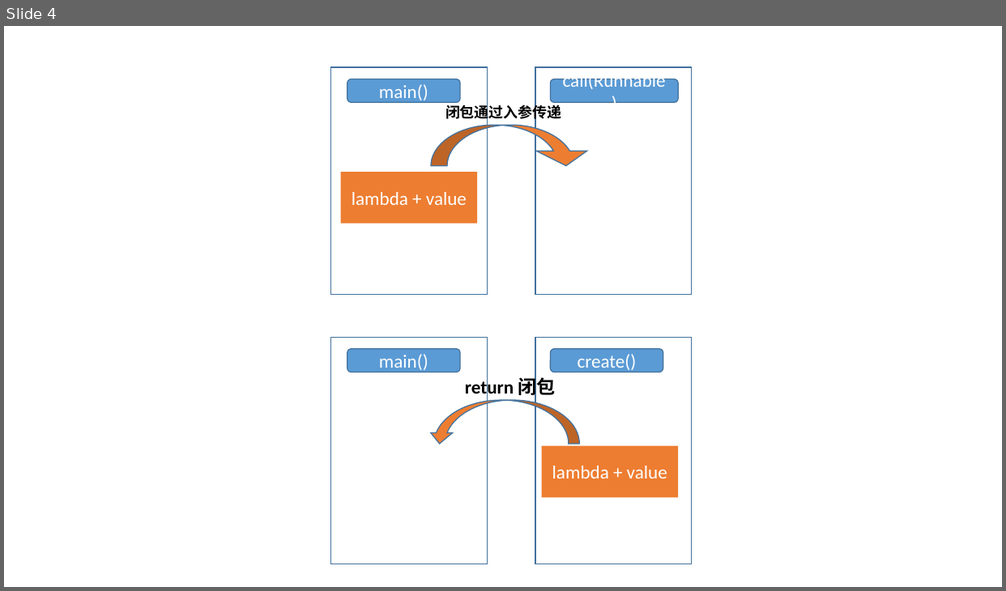
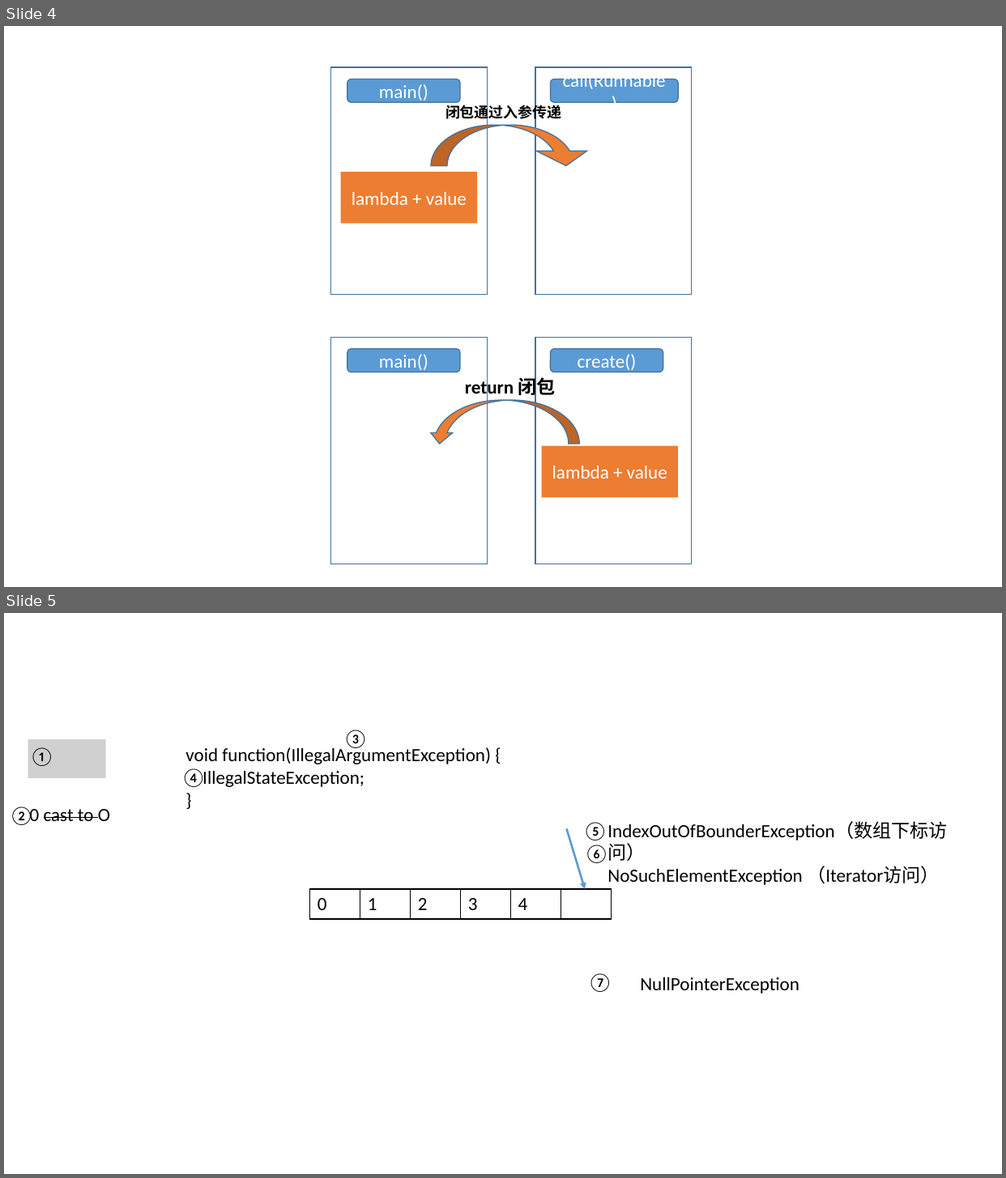
Before and after one commit to OrdinaryYZH/OrdinaryYZH.github.io, a slide deck: source/_posts/private/java/Temp.pptx. Shown one above the other, each under a label of ours: slide 4 before the commit, slides 4 and 5 after it. The pictures are 1006x591 and 1006x1178 pixels, drawn with LibreOffice and Linux fonts; fonts in the diff are those of the drawing; grey boxes stand for pictures. Boxes give left, top, right and bottom in pixels: in the first picture for what was removed or moved away, otherwise in the second. Text is boxed around its words. In the diff, an @@ line names an element or a change of style, - is before the commit and + after.

Commit message:
【Update】ppt

```diff
--- a/source/_posts/private/java/Temp.pptx
+++ b/source/_posts/private/java/Temp.pptx
@@ slide 5 added at (x1=4, y1=613, x2=1002, y2=1174), background #FFFFFF @@
@@ text added at (x1=343, y1=730, x2=368, y2=748), 18 pt, text #000000 @@
+③
@@ picture added at (x1=28, y1=739, x2=106, y2=778) @@
@@ text added at (x1=30, y1=747, x2=55, y2=766), 18 pt, text #000000 @@
+①
@@ text added at (x1=185, y1=746, x2=491, y2=787), 18 pt, text #000000 @@
+void function(IllegalArgumentException) {
+IllegalStateException;
+}
@@ text added at (x1=181, y1=769, x2=206, y2=787), 18 pt, text #000000 @@
+④
@@ text added at (x1=9, y1=807, x2=34, y2=825), 18 pt, text #000000 @@
+②
@@ text added at (x1=30, y1=809, x2=110, y2=821), 18 pt, text #000000, strikethrough @@
+0 cast to O
@@ arrow added from (567, 828) to (585, 889), #5B9BD5 2 pt @@
@@ text added at (x1=583, y1=822, x2=608, y2=841), 18 pt, text #000000 @@
+⑤
@@ text added at (x1=607, y1=821, x2=947, y2=885), 18 pt, text #000000 @@
+IndexOutOfBounderException（数组下标访问）
+NoSuchElementException （Iterator访问）
@@ text added at (x1=584, y1=845, x2=609, y2=863), 18 pt, text #000000 @@
+⑥
@@ table added at (x1=310, y1=889, x2=612, y2=919), 1 rows, 6 columns @@
+0 | 1 | 2 | 3 | 4 | 
@@ text added at (x1=588, y1=973, x2=613, y2=992), 18 pt, text #000000 @@
+⑦
@@ text added at (x1=640, y1=977, x2=799, y2=994), 18 pt, text #000000 @@
+NullPointerException
```
